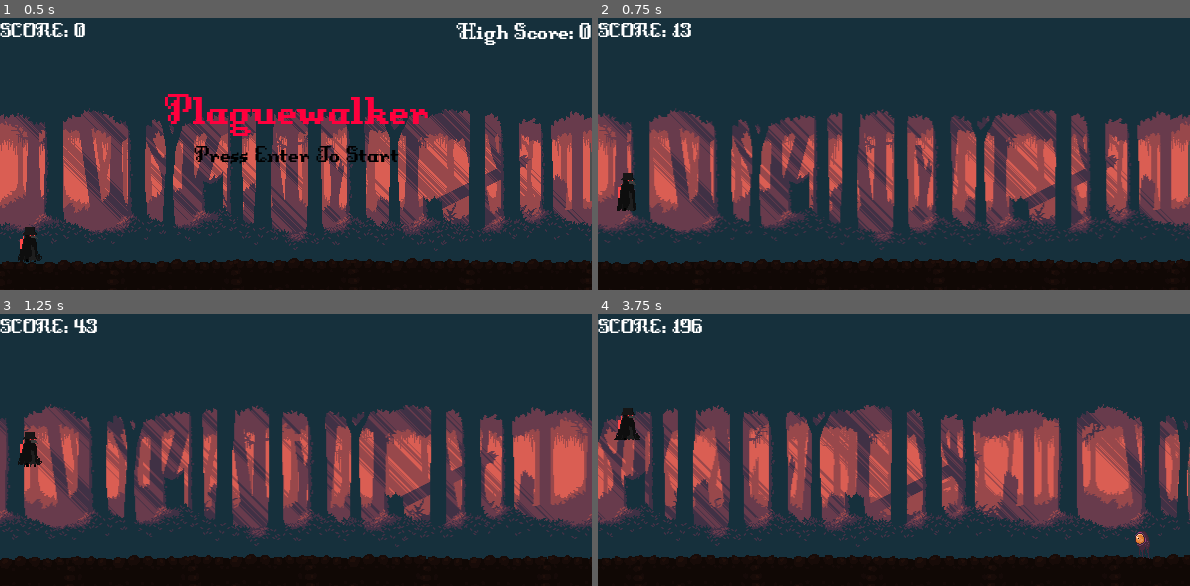
Above: before the commit, frames 1-4 (two rows, left to right).
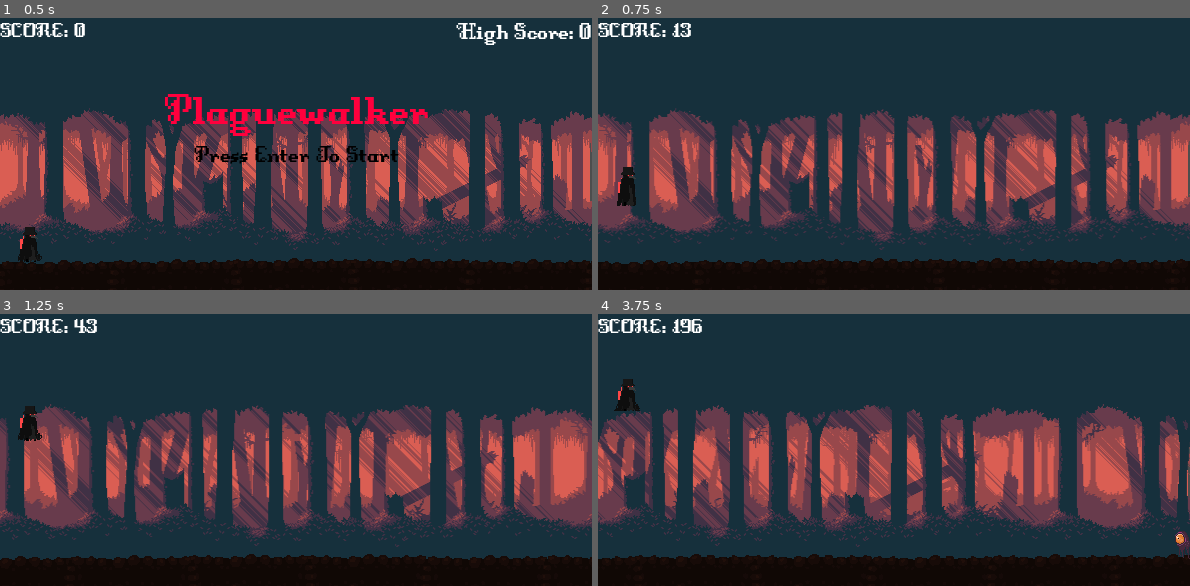
Above: after the commit, the same moments.

Repository: nano141004/GameJam
Game: Godot game, scene res://scenes/main.tscn
The game is run twice, just before and just after one commit, with the same random seed, the same clock (stepped at 60 frames per second) and the same inputs.
Inputs:
- Up to frame 1 (0.5 s): no input
- Up to frame 2 (0.75 s): tap Enter (enter) at 0.5 s; tap Space (jump) at 0.6 s
- Up to frame 3 (1.25 s): tap Space (jump) at 0.77, 1.07 s
- Up to frame 4 (3.75 s): tap Enter (enter) at 1.35, 2.85 s; tap Space (jump) at 1.52, 1.55, 1.82, 2.1, 3.02, 3.05, 3.32, 3.6 s

Frame 1 is identical in both runs. In frame 2, 0.2% of the frame differs, in the area x 3-7%, y 54-71%; in frame 3, 0.6%; in frame 4, 0.9%, in the area x 2-100%, y 23-91%.

Commit message:
minor changes to speed and spawn gap

Diff:
--- a/scenes/bat.tscn
+++ b/scenes/bat.tscn
@@ -71,7 +71,7 @@
 sprite_frames = SubResource("SpriteFrames_gffuy")
 animation = &"fly"
 autoplay = "fly"
-frame_progress = 0.124421
+frame_progress = 0.126846
 
 [node name="CollisionShape2D" type="CollisionShape2D" parent="."]
 position = Vector2(4, 2)
--- a/scenes/oneeye.tscn
+++ b/scenes/oneeye.tscn
@@ -581,7 +581,7 @@
 sprite_frames = SubResource("SpriteFrames_p4dt7")
 animation = &"fly"
 autoplay = "fly"
-frame_progress = 0.254594
+frame_progress = 0.604755
 flip_h = true
 
 [node name="CollisionShape2D" type="CollisionShape2D" parent="."]
--- a/scripts/bat.gd
+++ b/scripts/bat.gd
@@ -8,4 +8,4 @@
 
 # Called every frame. 'delta' is the elapsed time since the previous frame.
 func _process(delta: float) -> void:
-	position.x -= get_parent().speed / 2.8
+	position.x -= get_parent().speed / 3.0
--- a/scripts/main.gd
+++ b/scripts/main.gd
@@ -18,7 +18,7 @@
 var oneeye = preload("res://scenes/oneeye.tscn")
 var bat = preload("res://scenes/bat.tscn")
 var monsters_generated : Array
-var bat_h := [165, 209]
+var bat_h := [175, 224]
 var monster
 
 @onready var player = $Player
@@ -85,15 +85,15 @@
 		for i in range(randi() % int(round(speed)) + 1):
 			monster = oneeye.instantiate()
 			var monster_scale = monster.get_node("Animation").scale
-			var monster_x = screen_size.x + round(score) + 150 + (i * 25)
+			var monster_x = screen_size.x + round(score) + 190 + (i * 25)
 			var monster_y = 228
 			add_monster(monster, monster_x, monster_y)
 
 		#bat
 		if speed >= 2:
-			if randi_range(0, 1) == 1:
+			if randi_range(0, 4) == 1:
 				monster = bat.instantiate()
-				var monster_x = screen_size.x + round(score) + 150
+				var monster_x = screen_size.x + round(score) + 190
 				var monster_y = bat_h[randi() % bat_h.size()]
 				add_monster(monster, monster_x, monster_y)
 
--- a/scripts/player.gd
+++ b/scripts/player.gd
@@ -2,7 +2,7 @@
 
 @export var gravity = 2000
 @export var run_speed = 200
-@export var jump_speed = -520
+@export var jump_speed = -560
 
 var can_double_jump = false
 
Not shown, changed: assets/386572__shanef91__jumping_1.wav.import
Not shown, changed: export_presets.cfg
Not shown, changed: assets/bgm.wav
